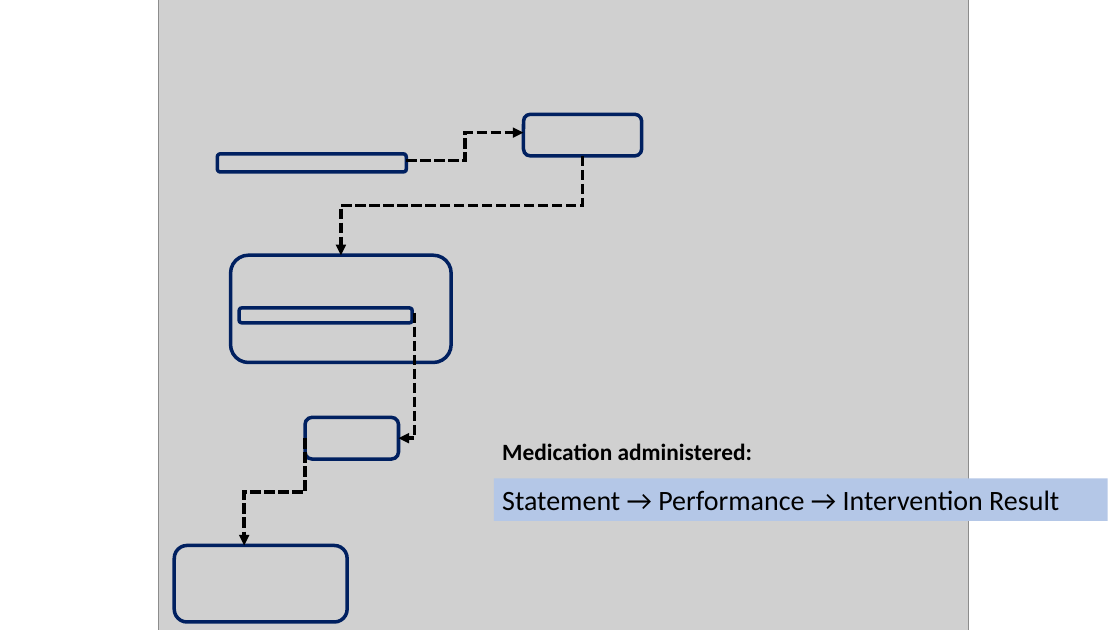
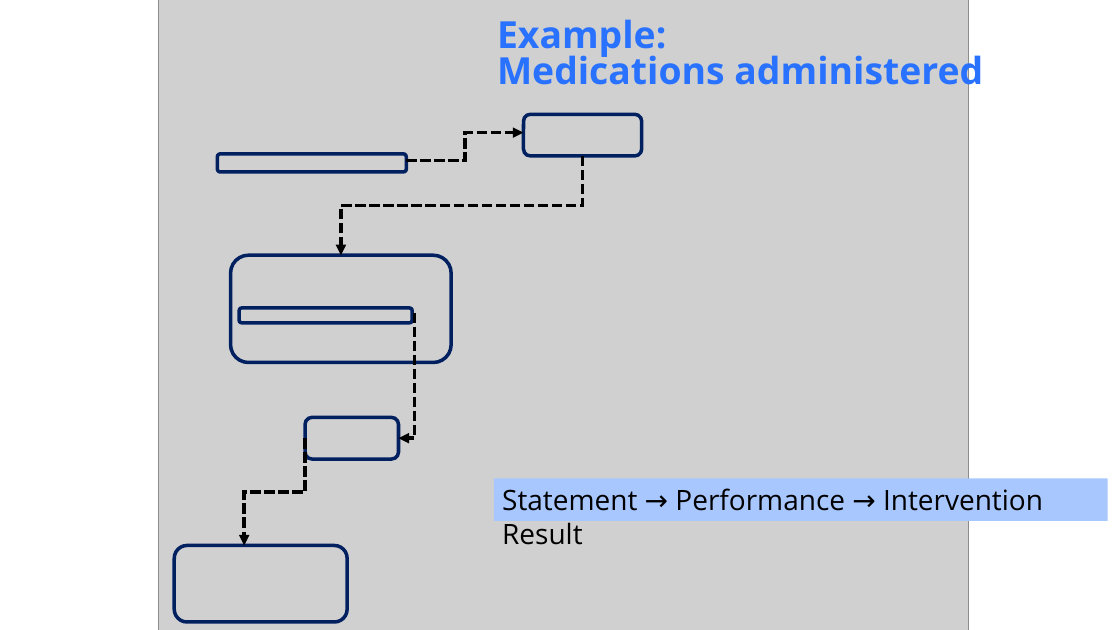
Before and after one commit to HL7/ANF, a slide deck: slide 12 of src/main/uml/doc/ANF Reference Model.pptx (slide 10 before the commit). Drawn at 1120x630 pixels with LibreOffice and Linux fonts; fonts in the diff are those of the drawing; grey boxes stand for pictures. Boxes give left, top, right and bottom in pixels: in the first picture for what was removed or moved away, otherwise in the second. Text is boxed around its words. In the diff, an @@ line names an element or a change of style, - is before the commit and + after.

Commit message:
Updated slide deck format ANF Reference Model.pptx Revised docbook header for introduction.xml and conclusion.xml Updated the audience for introduction.xml

```diff
--- a/src/main/uml/doc/ANF Reference Model.pptx
+++ b/src/main/uml/doc/ANF Reference Model.pptx
@@ text added at [497,19,983,95], 32 pt, text #2972FF, bold @@
+Example:
+Medications administered
@@ text removed at [502,443,752,460] @@
-Medication administered:
@@ rectangle "Statement → Performance → Intervention ..." at [494,479,1108,521]: font Calibri to Open Sans; fill #B4C7E7 to #A9C7FF @@
```
Also in this commit, not shown: 10 other slides changed, 2 slides added, 2 other files.
